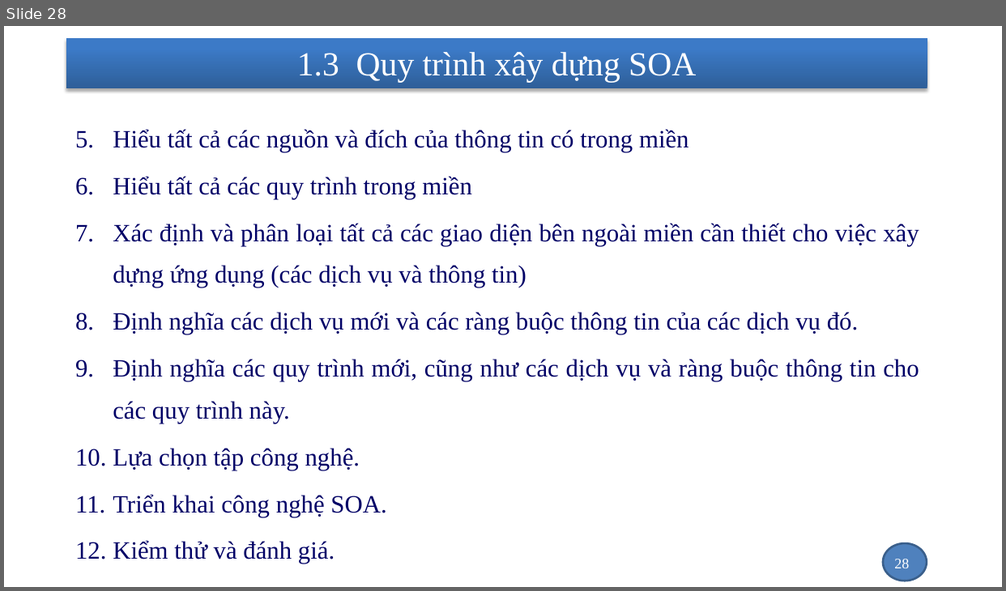
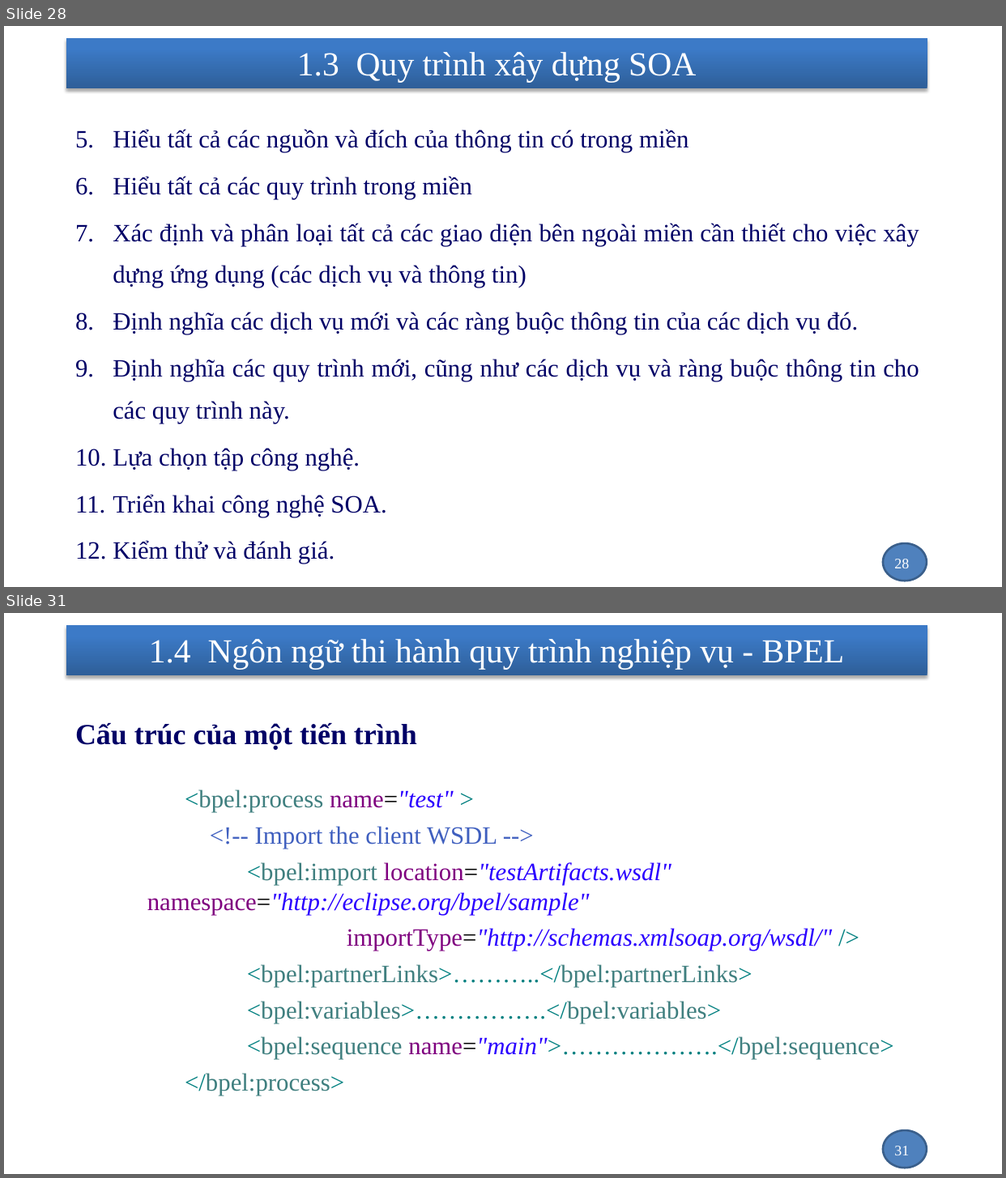
Before and after one commit to nhanhnt/LUANVAN, a slide deck: WORD/luanvan_nhanhnt_ver1.pptx. Shown one above the other, each under a label of ours: slide 28 before the commit, slides 28 and 31 after it; the slides between them are not shown. The pictures are 1006x591 and 1006x1178 pixels, drawn with LibreOffice and Linux fonts; fonts in the diff are those of the drawing; background and template pictures are left out. Boxes give left, top, right and bottom in pixels: in the first picture for what was removed or moved away, otherwise in the second. Text is boxed around its words. In the diff, an @@ line names an element or a change of style, - is before the commit and + after.

```diff
--- a/WORD/luanvan_nhanhnt_ver1.pptx
+++ b/WORD/luanvan_nhanhnt_ver1.pptx
@@ slide 31 added at [4,613,1002,1174], background picture (left out); not listed: 2 template elements that a slide beside it also shows @@
@@ title added at [149,639,845,670], 32.4 pt, text #FFFFFF @@
+1.4 Ngôn ngữ thi hành quy trình nghiệp vụ - BPEL
@@ text added at [75,723,417,750], 28 pt, text #000066, bold @@
+    Cấu trúc của một tiến trình
@@ text added at [147,790,893,1096], 24 pt, text #3F7F7F @@
+<bpel:process name="test" >
+<!-- Import the client WSDL -->
+<bpel:import location="testArtifacts.wsdl" namespace="http://eclipse.org/bpel/sample"
+importType="http://schemas.xmlsoap.org/wsdl/" />
+<bpel:partnerLinks>………..</bpel:partnerLinks>
+<bpel:variables>…………….</bpel:variables>
+<bpel:sequence name="main">……………….</bpel:sequence>
+</bpel:process>
@@ page number added at [894,1146,909,1156], 14 pt, text #FFFFFF @@
+31
```
Also in this commit, not shown: 1 slide changed, 3 other slides added, 1 other file.
